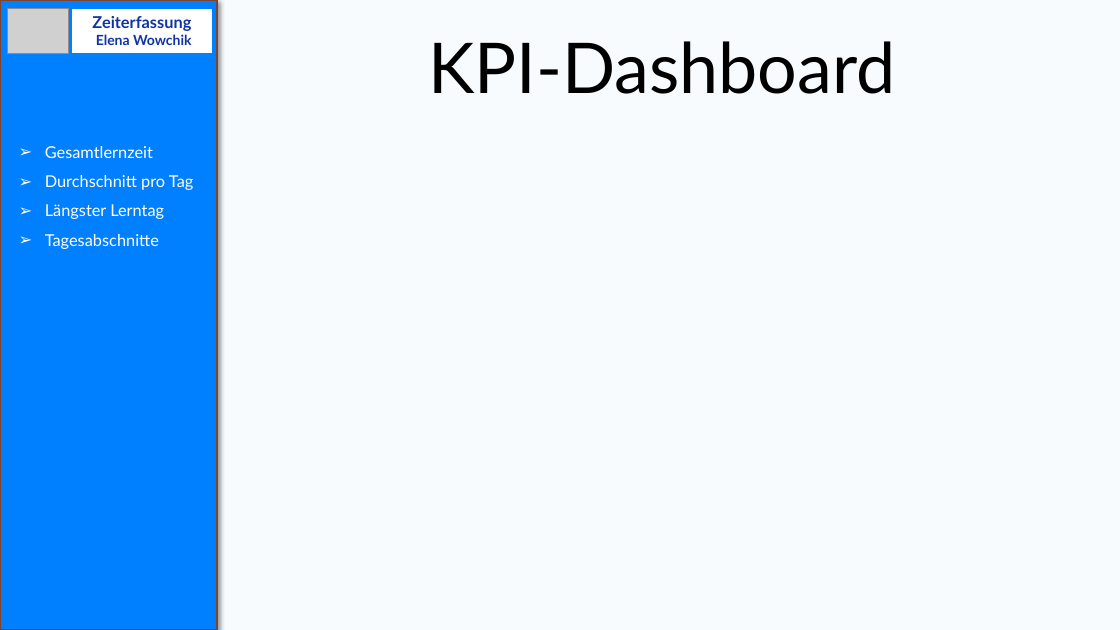
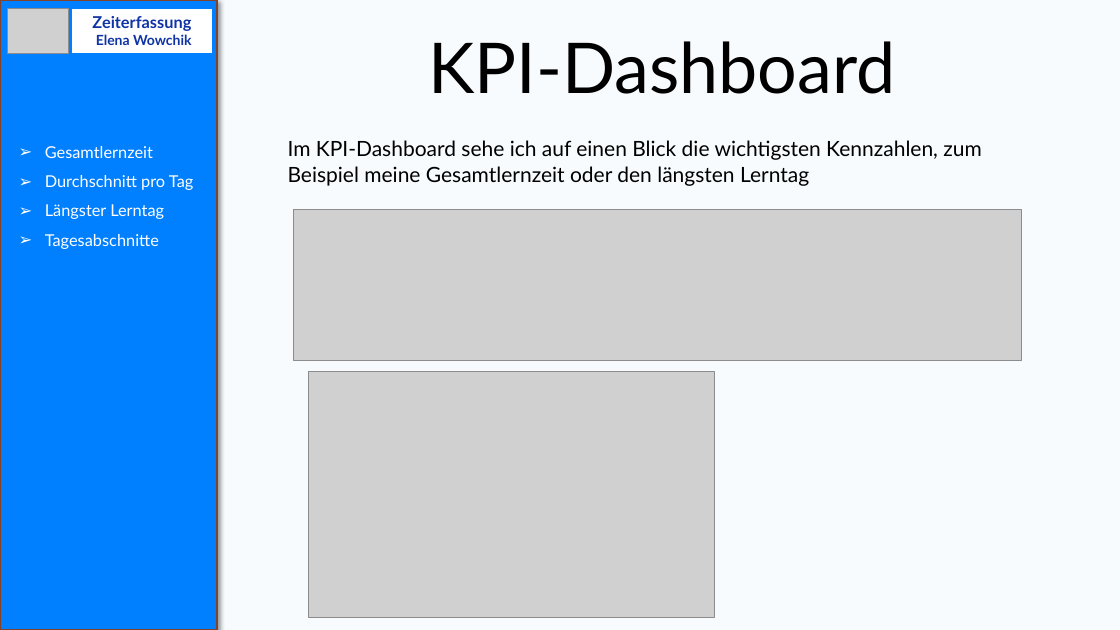
Before and after one commit to Elena-Wowchik/Projekt_Zeiterfassung, a slide deck: slide 14 of zeiterfassung_Projekt_Präsentation.pptx (slide 11 before the commit). Drawn at 1120x630 pixels with LibreOffice and Linux fonts; fonts in the diff are those of the drawing; grey boxes stand for pictures. Boxes give left, top, right and bottom in pixels: in the first picture for what was removed or moved away, otherwise in the second. Text is boxed around its words. In the diff, an @@ line names an element or a change of style, - is before the commit and + after.

```diff
--- a/zeiterfassung_Projekt_Präsentation.pptx
+++ b/zeiterfassung_Projekt_Präsentation.pptx
@@ text added at box(288, 140, 981, 186), 18 pt, text #000000 @@
+Im KPI-Dashboard sehe ich auf einen Blick die wichtigsten Kennzahlen, zum Beispiel meine Gesamtlernzeit oder den längsten Lerntag
@@ picture added at box(294, 210, 1023, 360) @@
@@ picture added at box(308, 372, 714, 618) @@
```
Also in this commit, not shown: 12 other slides changed, 4 slides added, 1 slide removed, 1 other file.
